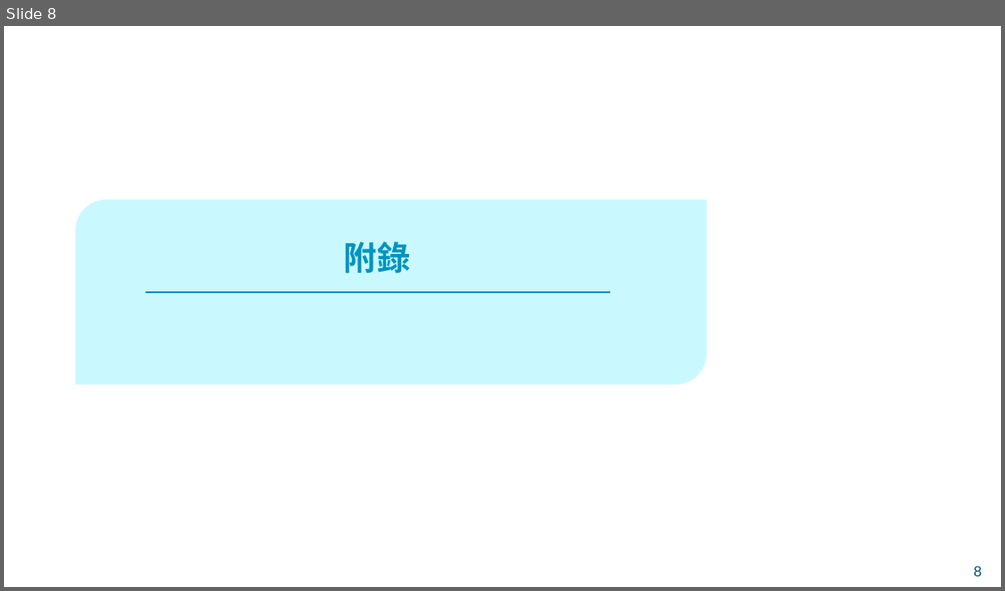
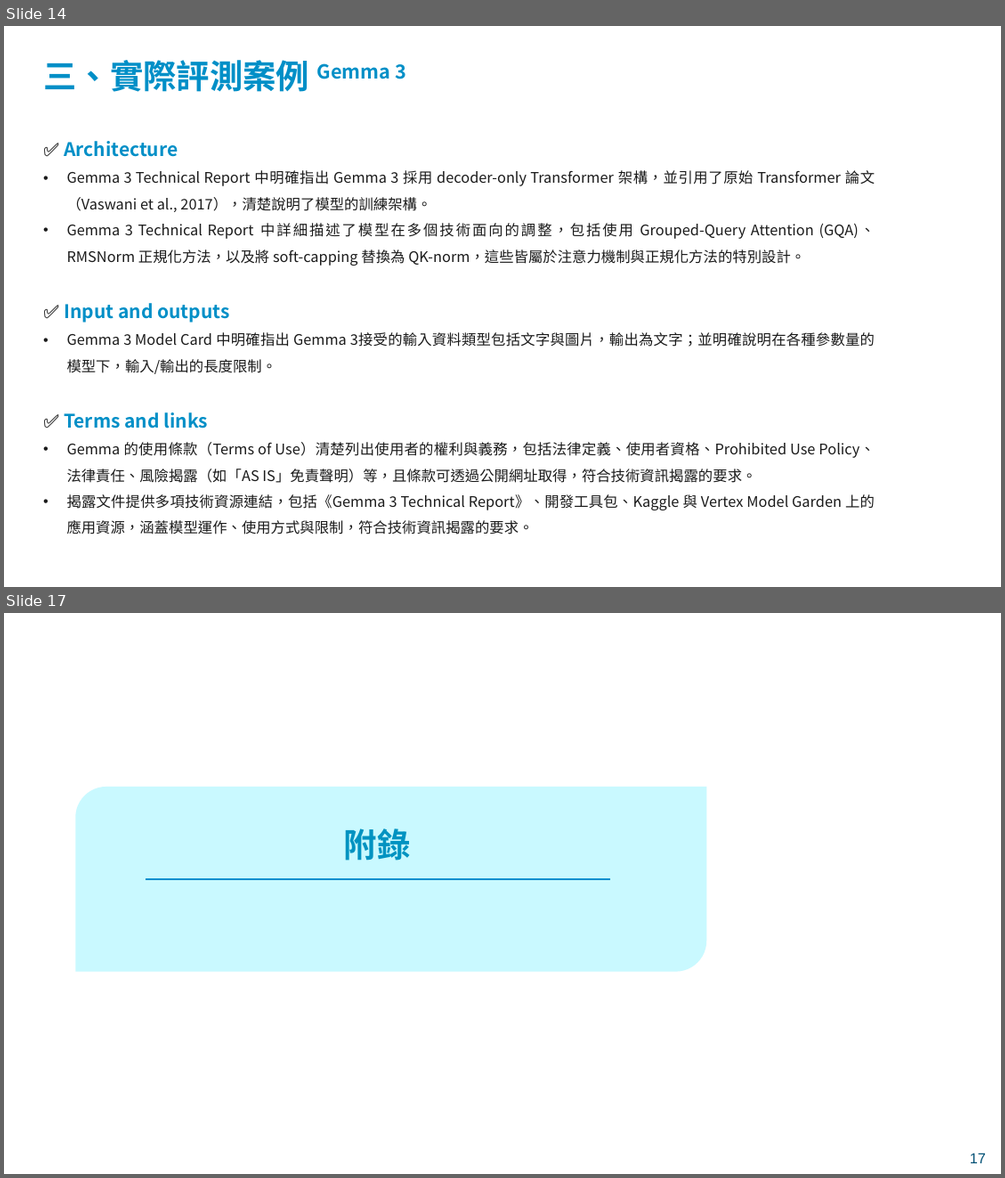
Before and after one commit to xinhuang0716/LLM_Assessment_Fubon, a slide deck: 模型評測機制 - 透明性.pptx. Shown one above the other, each under a label of ours: slide 8 before the commit, slides 14 and 17 after it; the slides between them are not shown. The pictures are 1005x591 and 1005x1178 pixels, drawn with LibreOffice and Linux fonts; fonts in the diff are those of the drawing; background and template pictures are left out. Boxes give left, top, right and bottom in pixels: in the first picture for what was removed or moved away, otherwise in the second. Text is boxed around its words. In the diff, an @@ line names an element or a change of style, - is before the commit and + after.

Commit message:
Update Transparency Report PPT

```diff
--- a/模型評測機制 - 透明性.pptx
+++ b/模型評測機制 - 透明性.pptx
@@ slide 14 added at (4, 26, 1001, 587), background picture (left out) @@
@@ text added at (43, 60, 406, 92), 32 pt, text #008FC7, bold @@
+三、實際評測案例 Gemma 3
@@ text added at (64, 141, 874, 265), 14 pt, text #1B1B1B @@
+✅ Architecture
+• Gemma 3 Technical Report 中明確指出 Gemma 3 採用 decoder-only Transformer 架構，並引用了原始 Transformer 論文（Vaswani et al., 2017），清楚說明了模型的訓練架構。
+• Gemma 3 Technical Report 中詳細描述了模型在多個技術面向的調整，包括使用 Grouped-Query Attention (GQA)、RMSNorm 正規化方法，以及將 soft-capping 替換為 QK-norm，這些皆屬於注意力機制與正規化方法的特別設計。
@@ text added at (64, 303, 874, 374), 14 pt, text #1B1B1B @@
+✅ Input and outputs
+• Gemma 3 Model Card 中明確指出 Gemma 3接受的輸入資料類型包括文字與圖片，輸出為文字；並明確說明在各種參數量的模型下，輸入/輸出的長度限制。
@@ text added at (64, 412, 874, 534), 14 pt, text #1B1B1B @@
+✅ Terms and links
+• Gemma 的使用條款（Terms of Use）清楚列出使用者的權利與義務，包括法律定義、使用者資格、Prohibited Use Policy、法律責任、風險揭露（如「AS IS」免責聲明）等，且條款可透過公開網址取得，符合技術資訊揭露的要求。
+• 揭露文件提供多項技術資源連結，包括《Gemma 3 Technical Report》、開發工具包、Kaggle 與 Vertex Model Garden 上的應用資源，涵蓋模型運作、使用方式與限制，符合技術資訊揭露的要求。
@@ what was slide 8 is now slide 17 @@
@@ page number at (970, 1152, 986, 1163): text changed @@
-8
+17
```
Also in this commit, not shown: 5 slides changed, 13 other slides added, 3 slides removed.
